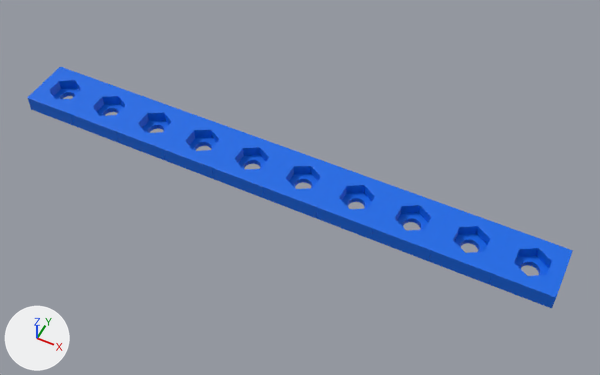
A saved change to the glTF model public/models/I_piece_10_hole_One_Sided_Plate.glb.
Before and after are seen from a 50 mm camera at (0.0924, -0.086, 0.106) aimed at (0.0493, 0.0002, -0.0017). Arrows for +X, +Y and +Z are at lower left; the lights stay in place.

Objects in the first picture: 'Piece1', 'Piece10', 'Piece2', 'Piece3', 'Piece4', 'Piece5', 'Piece6', 'Piece7', 'Piece8', 'Piece9'.
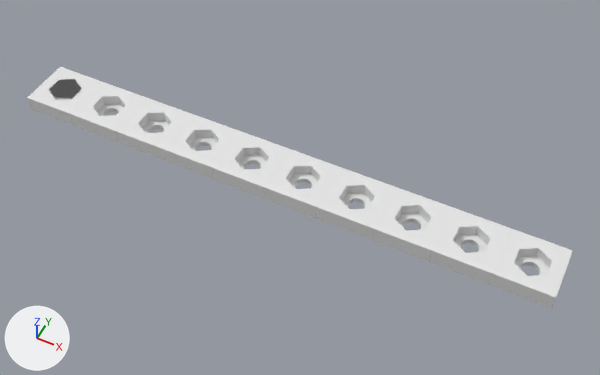
Edits to the bpy script that builds the scene:
```text
Change me_cube:
    where me_cube.from_pydata(...)  # 560 vertices, 1119 faces; spans x -1.0..1.0, y -1.0..1.0, z -2.0..0.0
    remove me_cube.materials.append(mat_material_001)  # blue #0069e7
Change me_cube_001:
    where me_cube_001.from_pydata(...)  # 560 vertices, 1119 faces; spans x -1.0..1.0, y -1.0..1.0, z -2.0..0.0
    remove me_cube_001.materials.append(mat_material_001)  # blue #0069e7
Change me_cube_002:
    where me_cube_002.from_pydata(...)  # 560 vertices, 1119 faces; spans x -1.0..1.0, y -1.0..1.0, z -2.0..0.0
    remove me_cube_002.materials.append(mat_material_001)  # blue #0069e7
Change me_cube_003:
    where me_cube_003.from_pydata(...)  # 560 vertices, 1119 faces; spans x -1.0..1.0, y -1.0..1.0, z -2.0..0.0
    remove me_cube_003.materials.append(mat_material_001)  # blue #0069e7
Change me_cube_004:
    where me_cube_004.from_pydata(...)  # 560 vertices, 1119 faces; spans x -1.0..1.0, y -1.0..1.0, z -2.0..0.0
    remove me_cube_004.materials.append(mat_material_001)  # blue #0069e7
Change me_cube_005:
    where me_cube_005.from_pydata(...)  # 560 vertices, 1119 faces; spans x -1.0..1.0, y -1.0..1.0, z -2.0..0.0
    remove me_cube_005.materials.append(mat_material_001)  # blue #0069e7
Change me_cube_006:
    where me_cube_006.from_pydata(...)  # 560 vertices, 1119 faces; spans x -1.0..1.0, y -1.0..1.0, z -2.0..0.0
    remove me_cube_006.materials.append(mat_material_001)  # blue #0069e7
Change me_cube_007:
    where me_cube_007.from_pydata(...)  # 560 vertices, 1119 faces; spans x -1.0..1.0, y -1.0..1.0, z -2.0..0.0
    remove me_cube_007.materials.append(mat_material_001)  # blue #0069e7
Change me_cube_008:
    where me_cube_008.from_pydata(...)  # 560 vertices, 1119 faces; spans x -1.0..1.0, y -1.0..1.0, z -2.0..0.0
    remove me_cube_008.materials.append(mat_material_001)  # blue #0069e7
Change me_cube_009:
    where me_cube_009.from_pydata(...)  # 560 vertices, 1119 faces; spans x -1.0..1.0, y -1.0..1.0, z -2.0..0.0
    remove me_cube_009.materials.append(mat_material_001)  # blue #0069e7
Add me_polygon_001:
    me_polygon_001.from_pydata(...)  # a 6-sided cylinder along z spanning x -0.0026..0.0026, y -0.003..0.003, z -0.001..0.001
Add me_polygon_ab_002:
    me_polygon_ab_002.from_pydata(...)  # a 6-sided cylinder along z spanning x -0.0026..0.0026, y -0.003..0.003, z -0.00366..0.0
Add ob_polygon_001:
    ob_polygon_001 = bpy.data.objects.new('Polygon.001', me_polygon_001)
    ob_polygon_001.location = (0.0, 0.0, 0.0005)
Add ob_polygon_ab_001:
    ob_polygon_ab_001 = bpy.data.objects.new('Polygon_ab.001', me_polygon_ab_002)
    ob_polygon_ab_001.location = (0.0, 0.0, 0.0018)
```

Location of each change, [x1, y1, x2, y2] in pixels of the pictures (600 x 375 px):
'Piece10', recoloured (blue to white)
    both: [489, 229, 573, 308]
'Piece9', recoloured (blue to white)
    both: [429, 208, 511, 284]
'Piece8', recoloured (blue to white)
    both: [372, 187, 452, 261]
'Piece7', recoloured (blue to white)
    both: [317, 168, 396, 239]
'Piece6', recoloured (blue to white)
    both: [264, 149, 342, 218]
'Piece5', recoloured (blue to white)
    both: [213, 132, 290, 198]
'Piece4', recoloured (blue to white)
    both: [163, 114, 241, 179]
'Piece3', recoloured (blue to white)
    both: [116, 98, 193, 160]
'Piece2', recoloured (blue to white)
    both: [71, 82, 147, 143]
'Piece1', recoloured (blue to white)
    both: [27, 67, 102, 126]
'Polygon_ab.001', added
    after: [49, 79, 81, 99]
